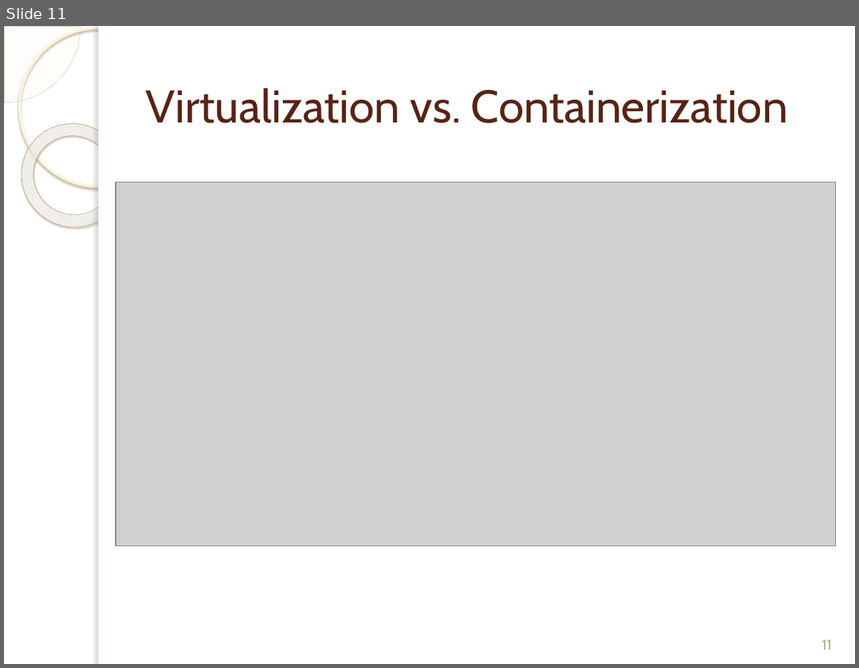
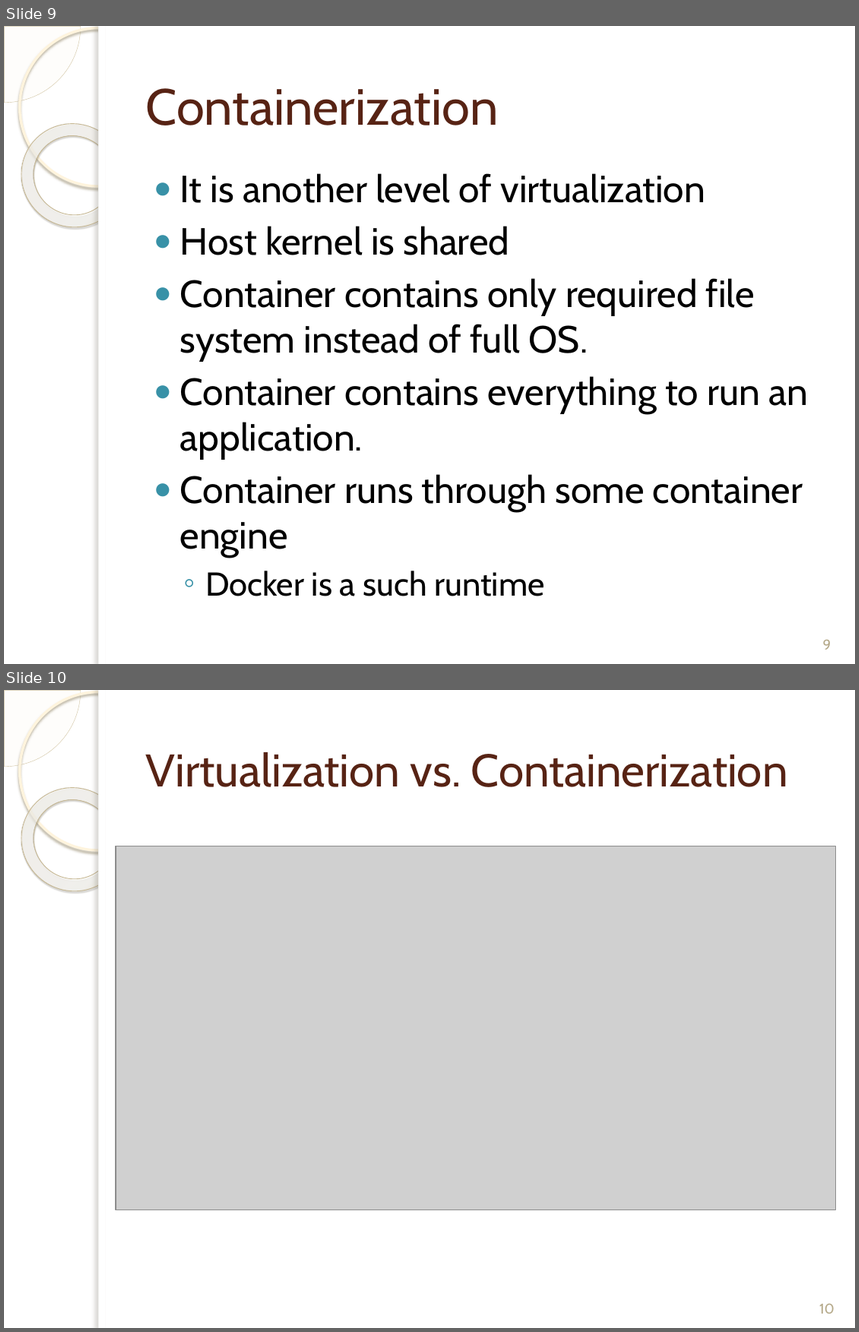
Before and after one commit to bilalshahzad139/first-step-towards-professional-career, a slide deck: Docker/Intro_to_Docker_Bilal_Shahzad.pptx. Shown one above the other, each under a label of ours: slide 11 before the commit, slides 9 and 10 after it. The pictures are 859x668 and 859x1332 pixels, drawn with LibreOffice and Linux fonts; fonts in the diff are those of the drawing; grey boxes stand for pictures; background and template pictures are left out. Boxes give left, top, right and bottom in pixels: in the first picture for what was removed or moved away, otherwise in the second. Text is boxed around its words. In the diff, an @@ line names an element or a change of style, - is before the commit and + after.

```diff
--- a/Docker/Intro_to_Docker_Bilal_Shahzad.pptx
+++ b/Docker/Intro_to_Docker_Bilal_Shahzad.pptx
@@ slide 9 added at box(4, 26, 855, 664), background picture (left out); not listed: 5 template elements that a slide beside it also shows @@
@@ title added at box(146, 88, 499, 126), 43 pt, text #572314 @@
+Containerization
@@ text added at box(180, 173, 809, 597), 32 pt, text #000000 @@
+● It is another level of virtualization
+● Host kernel is shared
+● Container contains only required file system instead of full OS.
+● Container contains everything to run an application.
+● Container runs through some container engine
+  ◦ Docker is a such runtime
@@ page number added at box(823, 640, 832, 650), 12 pt, text #B6A98A @@
+9
@@ what was slide 11 is now slide 10 @@
@@ page number at box(819, 1304, 835, 1314): text changed @@
-11
+10
```
Also in this commit, not shown: 7 slides changed, 5 other slides added, 1 other file.
